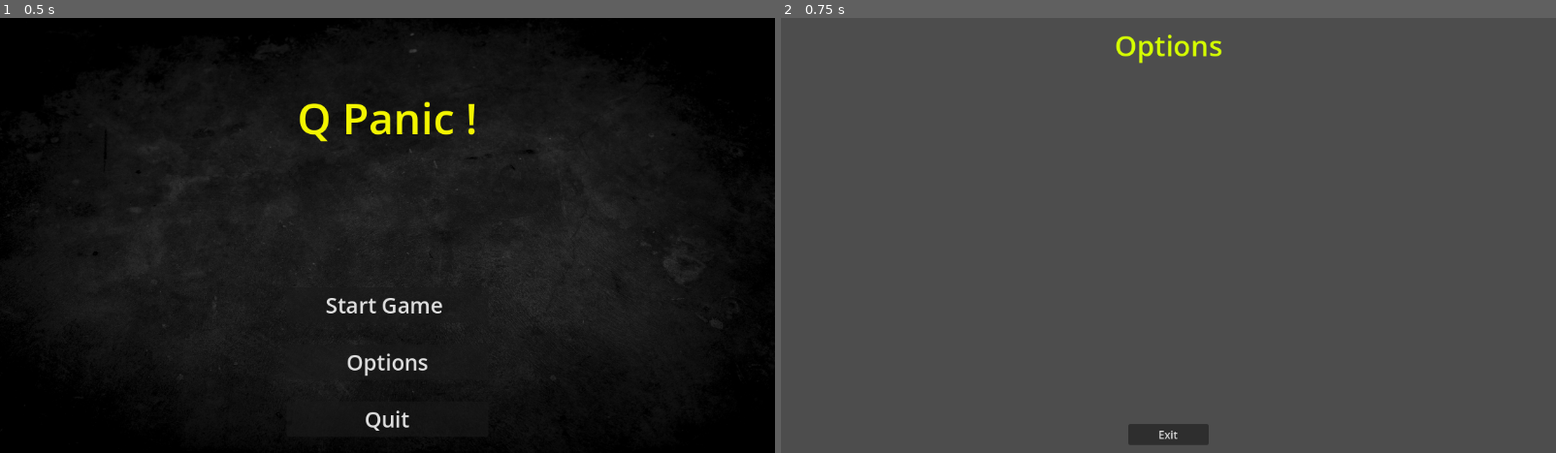
Above: before the commit, frames 1-2 (left to right).
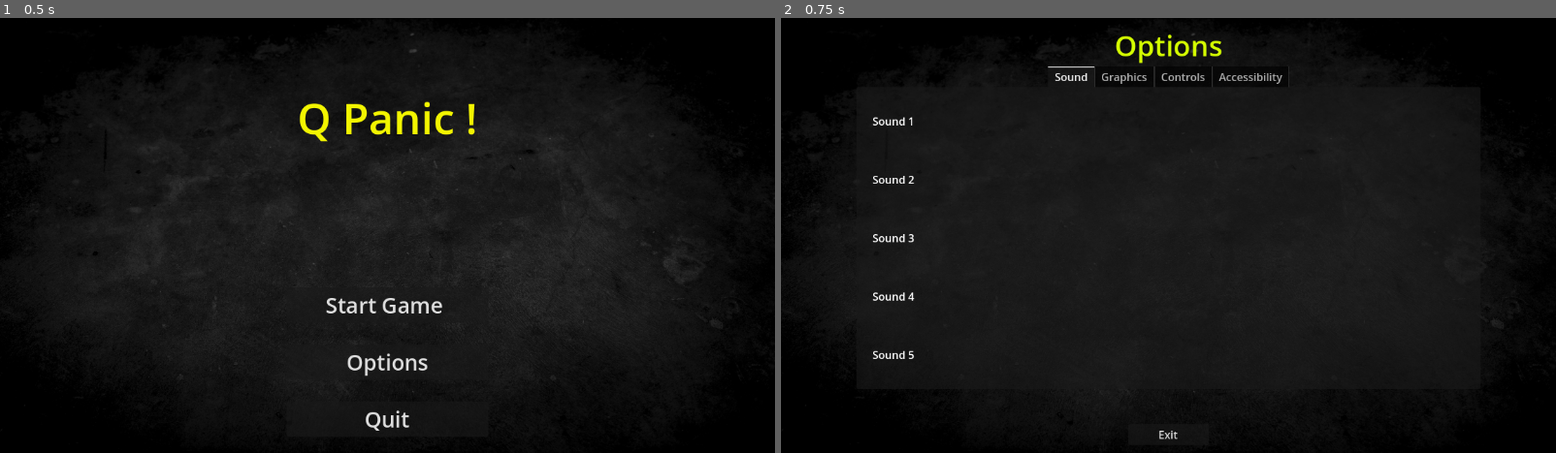
Above: after the commit, the same moments.

Repository: AntoninHUDRY/Q_panic
Game: Godot game, scene res://Menu/main_menu.tscn
Same seed, same stepped clock (60 frames per second), same inputs: the game is played once before the commit and once after it. This scene is started directly instead of the project's main scene.
Inputs:
- Up to frame 1 (0.5 s): no input
- Up to frame 2 (0.75 s): click "Options" at 0.5 s

Frame 1 is identical in both runs. In frame 2, 100% of the frame differs, in the area x 0-100%, y 0-100%.

Commit message:
Added Settings tab container
No functionality, but visual there

Diff:
--- a/Menu/main_menu.gd
+++ b/Menu/main_menu.gd
@@ -1,19 +1,36 @@
 class_name MainMenu
 extends Control
 
-@export var main_game_packed_scene : PackedScene = null
-@export var option_menu_packed_scene : PackedScene = null
+@onready var start_level = preload("res://CameraTest.tscn") as PackedScene
 
-
-func _on_start_button_down():
-	get_tree().change_scene_to_packed(main_game_packed_scene)
+@onready var start_button = $MarginContainer/VBoxContainer/Start as Button
+@onready var options_button = $MarginContainer/VBoxContainer/Options as Button
+@onready var exit_button = $MarginContainer/VBoxContainer/Quit as Button
+@onready var options_menu = $Options_Menu as OptionsMenu
+@onready var margin_container = $MarginContainer as MarginContainer
 
 
 
-func _on_options_button_down():
-	get_tree().change_scene_to_packed(option_menu_packed_scene)
+func _ready():
+	handle_connecting_signals()
 
+func on_start_pressed() -> void:
+	get_tree().change_scene_to_packed(start_level)
 
+func on_options_pressed() -> void:
+	margin_container.visible = false
+	options_menu.set_process(true)
+	options_menu.visible = true
 
-func _on_quit_button_down():
+func on_exit_pressed() -> void:
 	get_tree().quit()
+
+func on_exit_options_menu() -> void:
+	margin_container.visible = true
+	options_menu.visible = false
+
+func handle_connecting_signals() -> void:
+	start_button.button_down.connect(on_start_pressed)
+	options_button.button_down.connect(on_options_pressed)
+	exit_button.button_down.connect(on_exit_pressed)
+	options_menu.exit_options_menu.connect(on_exit_options_menu)
--- a/Menu/main_menu.tscn
+++ b/Menu/main_menu.tscn
@@ -1,8 +1,7 @@
-[gd_scene load_steps=5 format=3 uid="uid://dxmkmxm387wpx"]
+[gd_scene load_steps=4 format=3 uid="uid://dxmkmxm387wpx"]
 
 [ext_resource type="Texture2D" uid="uid://duphmnqkq4ukd" path="res://textures/dark_background.jpg" id="1_ey1a1"]
 [ext_resource type="Script" path="res://Menu/main_menu.gd" id="1_g06n7"]
-[ext_resource type="PackedScene" uid="uid://8ukrrg3tetb8" path="res://CameraTest.tscn" id="2_6g2v4"]
 [ext_resource type="PackedScene" uid="uid://d1d6gq4xg16vh" path="res://OptionsMenu/options_menu.tscn" id="3_plbon"]
 
 [node name="MainMenu" type="Control"]
@@ -13,8 +12,6 @@
 grow_horizontal = 2
 grow_vertical = 2
 script = ExtResource("1_g06n7")
-main_game_packed_scene = ExtResource("2_6g2v4")
-option_menu_packed_scene = ExtResource("3_plbon")
 
 [node name="Background" type="TextureRect" parent="."]
 layout_mode = 1
@@ -73,6 +70,10 @@
 theme_override_font_sizes/font_size = 32
 text = "Quit"
 
+[node name="Options_Menu" parent="." instance=ExtResource("3_plbon")]
+visible = false
+layout_mode = 1
+
 [connection signal="button_down" from="MarginContainer/VBoxContainer/Start" to="." method="_on_start_button_down"]
 [connection signal="button_down" from="MarginContainer/VBoxContainer/Options" to="." method="_on_options_button_down"]
 [connection signal="button_down" from="MarginContainer/VBoxContainer/Quit" to="." method="_on_quit_button_down"]
--- a/OptionsMenu/options_menu.tscn
+++ b/OptionsMenu/options_menu.tscn
@@ -1,6 +1,7 @@
-[gd_scene load_steps=2 format=3 uid="uid://d1d6gq4xg16vh"]
+[gd_scene load_steps=3 format=3 uid="uid://d1d6gq4xg16vh"]
 
 [ext_resource type="Script" path="res://OptionsMenu/options_menu.gd" id="1_upsdw"]
+[ext_resource type="PackedScene" uid="uid://be843fttakfge" path="res://OptionsMenu/settings_tab_container.tscn" id="2_eqy5o"]
 
 [node name="Options_Menu" type="Control"]
 layout_mode = 3
@@ -35,9 +36,13 @@
 horizontal_alignment = 1
 vertical_alignment = 1
 
+[node name="Settings_Tab_Container" parent="MarginContainer/VBoxContainer" instance=ExtResource("2_eqy5o")]
+layout_mode = 2
+size_flags_vertical = 3
+
 [node name="Exit_Button" type="Button" parent="MarginContainer/VBoxContainer"]
 custom_minimum_size = Vector2(120, 30)
 layout_mode = 2
 size_flags_horizontal = 4
-size_flags_vertical = 10
+size_flags_vertical = 8
 text = "Exit"
--- /dev/null
+++ b/OptionsMenu/settings_tab_container.tscn
@@ -0,0 +1,185 @@
+[gd_scene format=3 uid="uid://be843fttakfge"]
+
+[node name="Settings_Tab_Container" type="Control"]
+layout_mode = 3
+anchors_preset = 15
+anchor_right = 1.0
+anchor_bottom = 1.0
+grow_horizontal = 2
+grow_vertical = 2
+
+[node name="TabContainer" type="TabContainer" parent="."]
+layout_mode = 1
+anchors_preset = -1
+anchor_right = 1.0
+anchor_bottom = 1.0
+offset_left = 100.0
+offset_top = 50.0
+offset_right = -100.0
+offset_bottom = -100.0
+grow_horizontal = 2
+grow_vertical = 2
+tab_alignment = 1
+
+[node name="Sound" type="TabBar" parent="TabContainer"]
+layout_mode = 2
+
+[node name="MarginContainer" type="MarginContainer" parent="TabContainer/Sound"]
+layout_mode = 1
+anchors_preset = 15
+anchor_right = 1.0
+anchor_bottom = 1.0
+grow_horizontal = 2
+grow_vertical = 2
+theme_override_constants/margin_left = 24
+theme_override_constants/margin_top = 24
+theme_override_constants/margin_right = 24
+theme_override_constants/margin_bottom = 24
+
+[node name="VBoxContainer" type="VBoxContainer" parent="TabContainer/Sound/MarginContainer"]
+layout_mode = 2
+theme_override_constants/separation = 64
+alignment = 1
+
+[node name="Label" type="Label" parent="TabContainer/Sound/MarginContainer/VBoxContainer"]
+layout_mode = 2
+text = "Sound 1"
+
+[node name="Label2" type="Label" parent="TabContainer/Sound/MarginContainer/VBoxContainer"]
+layout_mode = 2
+text = "Sound 2"
+
+[node name="Label3" type="Label" parent="TabContainer/Sound/MarginContainer/VBoxContainer"]
+layout_mode = 2
+text = "Sound 3"
+
+[node name="Label4" type="Label" parent="TabContainer/Sound/MarginContainer/VBoxContainer"]
+layout_mode = 2
+text = "Sound 4"
+
+[node name="Label5" type="Label" parent="TabContainer/Sound/MarginContainer/VBoxContainer"]
+layout_mode = 2
+text = "Sound 5"
+
+[node name="Graphics" type="TabBar" parent="TabContainer"]
+visible = false
+layout_mode = 2
+
+[node name="MarginContainer" type="MarginContainer" parent="TabContainer/Graphics"]
+layout_mode = 1
+anchors_preset = 15
+anchor_right = 1.0
+anchor_bottom = 1.0
+grow_horizontal = 2
+grow_vertical = 2
+theme_override_constants/margin_left = 24
+theme_override_constants/margin_top = 24
+theme_override_constants/margin_right = 24
+theme_override_constants/margin_bottom = 24
+
+[node name="VBoxContainer" type="VBoxContainer" parent="TabContainer/Graphics/MarginContainer"]
+layout_mode = 2
+theme_override_constants/separation = 64
+alignment = 1
+
+[node name="Label" type="Label" parent="TabContainer/Graphics/MarginContainer/VBoxContainer"]
+layout_mode = 2
+text = "Graphics 1"
+
+[node name="Label2" type="Label" parent="TabContainer/Graphics/MarginContainer/VBoxContainer"]
+layout_mode = 2
+text = "Graphics 2"
+
+[node name="Label3" type="Label" parent="TabContainer/Graphics/MarginContainer/VBoxContainer"]
+layout_mode = 2
+text = "Graphics 3"
+
+[node name="Label4" type="Label" parent="TabContainer/Graphics/MarginContainer/VBoxContainer"]
+layout_mode = 2
+text = "Graphics 4"
+
+[node name="Label5" type="Label" parent="TabContainer/Graphics/MarginContainer/VBoxContainer"]
+layout_mode = 2
+text = "Graphics 5"
+
+[node name="Controls" type="TabBar" parent="TabContainer"]
+visible = false
+layout_mode = 2
+
+[node name="MarginContainer" type="MarginContainer" parent="TabContainer/Controls"]
+layout_mode = 1
+anchors_preset = 15
+anchor_right = 1.0
+anchor_bottom = 1.0
+grow_horizontal = 2
+grow_vertical = 2
+theme_override_constants/margin_left = 24
+theme_override_constants/margin_top = 24
+theme_override_constants/margin_right = 24
+theme_override_constants/margin_bottom = 24
+
+[node name="VBoxContainer" type="VBoxContainer" parent="TabContainer/Controls/MarginContainer"]
+layout_mode = 2
+theme_override_constants/separation = 64
+alignment = 1
+
+[node name="Label" type="Label" parent="TabContainer/Controls/MarginContainer/VBoxContainer"]
+layout_mode = 2
+text = "Controls 1"
+
+[node name="Label2" type="Label" parent="TabContainer/Controls/MarginContainer/VBoxContainer"]
+layout_mode = 2
+text = "Controls 2"
+
+[node name="Label3" type="Label" parent="TabContainer/Controls/MarginContainer/VBoxContainer"]
+layout_mode = 2
+text = "Controls 3"
+
+[node name="Label4" type="Label" parent="TabContainer/Controls/MarginContainer/VBoxContainer"]
+layout_mode = 2
+text = "Controls 4"
+
+[node name="Label5" type="Label" parent="TabContainer/Controls/MarginContainer/VBoxContainer"]
+layout_mode = 2
+text = "Controls 5"
+
+[node name="Accessibility" type="TabBar" parent="TabContainer"]
+visible = false
+layout_mode = 2
+
+[node name="MarginContainer" type="MarginContainer" parent="TabContainer/Accessibility"]
+layout_mode = 1
+anchors_preset = 15
+anchor_right = 1.0
+anchor_bottom = 1.0
+grow_horizontal = 2
+grow_vertical = 2
+theme_override_constants/margin_left = 24
+theme_override_constants/margin_top = 24
+theme_override_constants/margin_right = 24
+theme_override_constants/margin_bottom = 24
+
+[node name="VBoxContainer" type="VBoxContainer" parent="TabContainer/Accessibility/MarginContainer"]
+layout_mode = 2
+theme_override_constants/separation = 64
+alignment = 1
+
+[node name="Label" type="Label" parent="TabContainer/Accessibility/MarginContainer/VBoxContainer"]
+layout_mode = 2
+text = "Accessibility 1"
+
+[node name="Label2" type="Label" parent="TabContainer/Accessibility/MarginContainer/VBoxContainer"]
+layout_mode = 2
+text = "Accessibility 2"
+
+[node name="Label3" type="Label" parent="TabContainer/Accessibility/MarginContainer/VBoxContainer"]
+layout_mode = 2
+text = "Accessibility 3"
+
+[node name="Label4" type="Label" parent="TabContainer/Accessibility/MarginContainer/VBoxContainer"]
+layout_mode = 2
+text = "Accessibility 4"
+
+[node name="Label5" type="Label" parent="TabContainer/Accessibility/MarginContainer/VBoxContainer"]
+layout_mode = 2
+text = "Accessibility 5"
